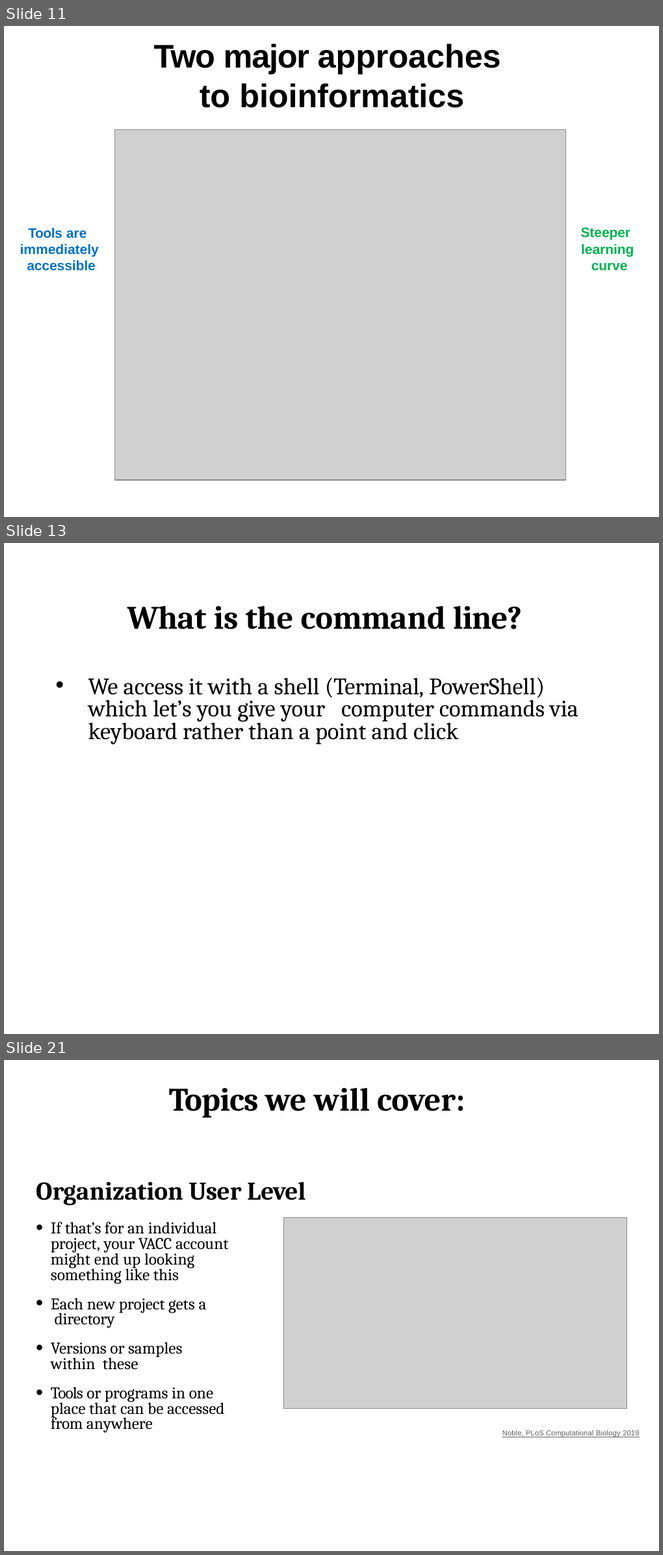
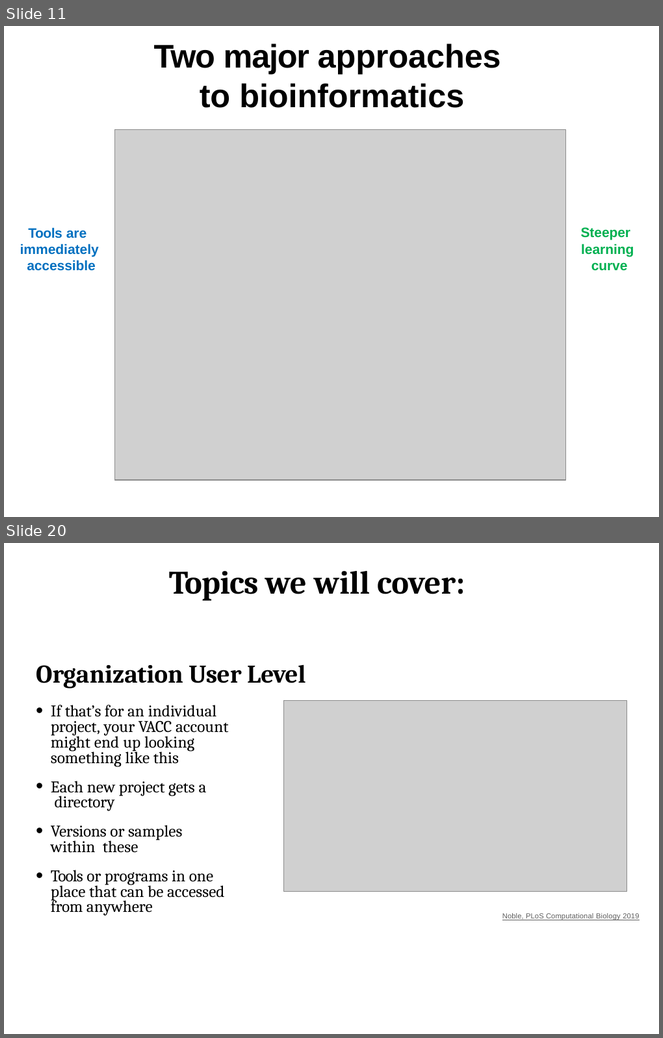
Before and after one commit to PRodriguez19/Intro-to-shell, a slide deck: lectures/Lecture1-MMG3320-Introduction.pptx. Shown one above the other, each under a label of ours: slides 11, 13 and 21 before the commit, slides 11 and 20 after it; the slides between them are not shown. The pictures are 663x1555 and 663x1038 pixels, drawn with LibreOffice and Linux fonts; fonts in the diff are those of the drawing; grey boxes stand for pictures. Boxes give left, top, right and bottom in pixels: in the first picture for what was removed or moved away, otherwise in the second. Text is boxed around its words. In the diff, an @@ line names an element or a change of style, - is before the commit and + after.

```diff
--- a/lectures/Lecture1-MMG3320-Introduction.pptx
+++ b/lectures/Lecture1-MMG3320-Introduction.pptx
@@ slide 13 removed at box(4, 543, 659, 1034), background #FFFFFF @@
@@ title removed at box(128, 606, 522, 629) @@
-What is the command line?
@@ text removed at box(88, 678, 579, 745) @@
-• We access it with a shell (Terminal, PowerShell) which let’s you give your computer commands via keyboard rather than a point and click
@@ what was slide 21 is now slide 20 @@
```
Also in this commit, not shown: 10 slides changed, 1 slide added, 1 other slide removed, 3 other files.
